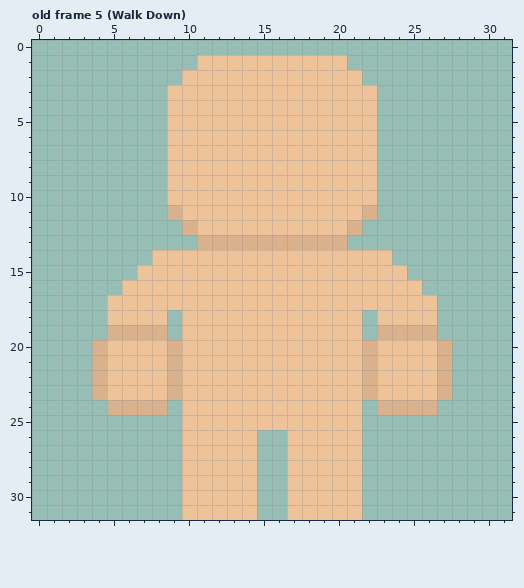
Two states of a pixel-art file, build/Aseprite files/player Model template.aseprite. The first picture shows the starting point.
32x32 pixels, 14 frames. Shown: old frame 5 (Walk Down). The commit also changed other frames, which this record leaves out.
And afterwards:
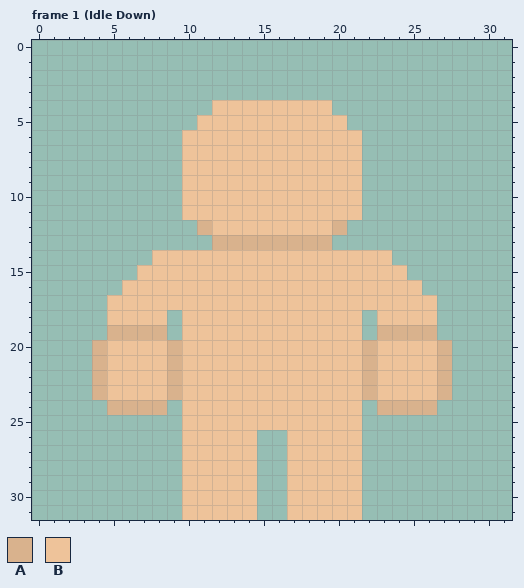
Palette (. is transparent): A #d9b28d  B #eec39a
A new or re-ordered frame is compared with the old frame closest to it.
Change:
frames re-ordered
Frame 1 (Idle Down) against old frame 5 (Walk Down), layer "Base":
The author changed colour B to colour A in row 12 at x 11 and 20.
The author cleared colour A in row 11 at x 9 and 22; in row 12 at x 10 and 21; in row 13 at x 11 and 20.
The author cleared colour B in row 1 at x 11 to 20; in row 2 at x 10 to 21; in row 3 at x 9 to 22; in row 4 at x 9 to 11 and 20 to 22; in row 5 at x 9 to 10 and 21 to 22; in rows 6 to 10 at x 9 and 22.
Changed places in both pictures, as pixel boxes (x1, y1, x2, y2):
changed: (167, 55, 377, 250)
